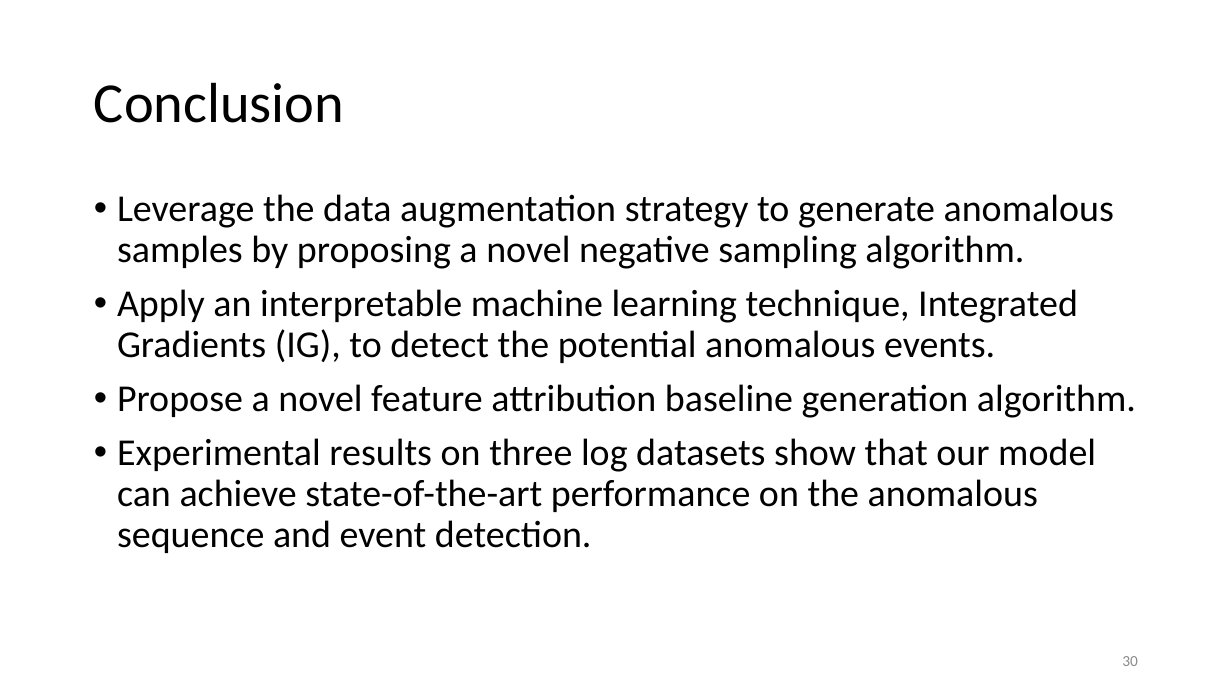
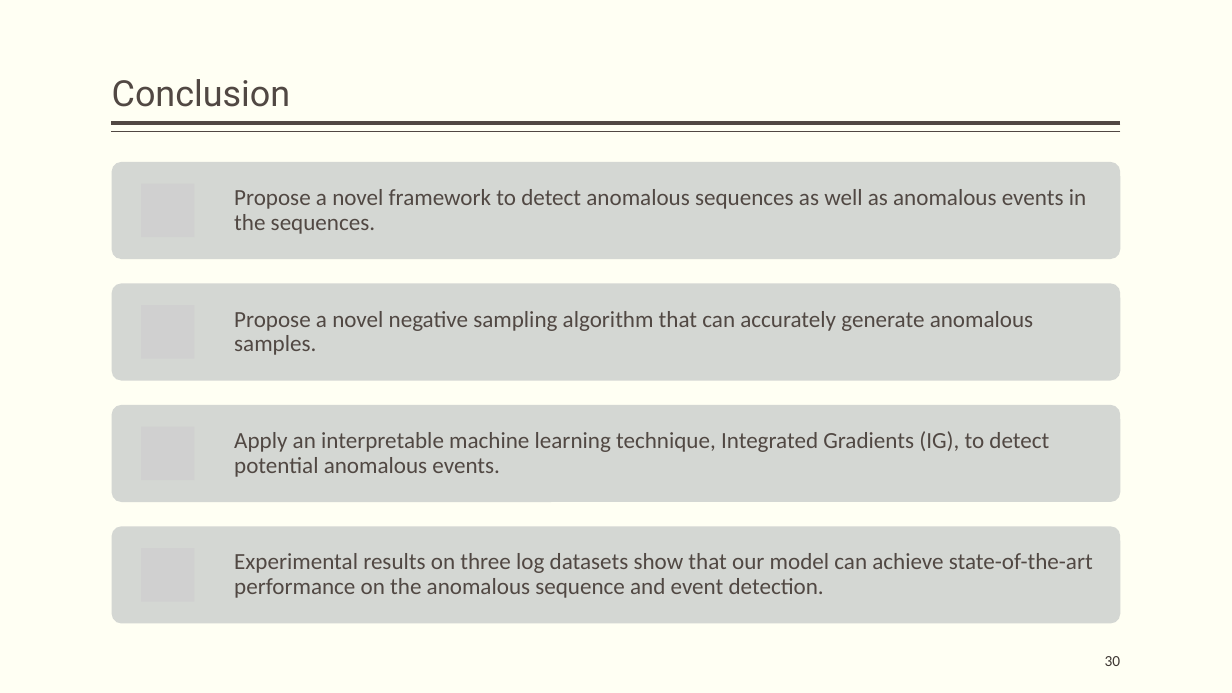
Before and after one commit to hanxiao0607/others, a slide deck: slide 30 of InterpretableSAD.pptx. Drawn at 1232x693 pixels with LibreOffice and Linux fonts; fonts in the diff are those of the drawing; grey boxes stand for pictures. Boxes give left, top, right and bottom in pixels: in the first picture for what was removed or moved away, otherwise in the second. Text is boxed around its words. In the diff, an @@ line names an element or a change of style, - is before the commit and + after.

```diff
--- a/InterpretableSAD.pptx
+++ b/InterpretableSAD.pptx
@@ background #FFFFFF to #FFFFF3 @@
@@ title "Conclusion": place and size @@
-title "Conclusion" at <box>94,82,344,123</box>
+title "Conclusion" at <box>112,79,290,107</box>
@@ title "Conclusion" at <box>112,79,290,107</box>: size 44 to 28 pt, font Calibri to Roboto, text colour #000000 to #514843; vertical alignment middle to bottom @@
@@ line added from (1121, 123) to (112, 123), #514843 3 pt @@
@@ line added from (1121, 132) to (112, 132), #514843 1 pt @@
@@ text removed at <box>117,194,1136,553</box> @@
-• Leverage the data augmentation strategy to generate anomalous samples by proposing a novel negative sampling algorithm.
-• Apply an interpretable machine learning technique, Integrated Gradients (IG), to detect the potential anomalous events.
-• Propose a novel feature attribution baseline generation algorithm.
-• Experimental results on three log datasets show that our model can achieve state-of-the-art performance on the anomalous sequence and event detection.
@@ group added at <box>112,162,1121,624</box>: 4 rounded rectangles, 4 pictures, 4 texts @@
+Propose a novel framework to detect anomalous sequences as well as anomalous events in the sequences.
+Propose a novel negative sampling algorithm that can accurately generate anomalous samples.
+Apply an interpretable machine learning technique, Integrated Gradients (IG), to detect potential anomalous events.
+Experimental results on three log datasets show that our model can achieve state-of-the-art performance on the anomalous sequence and event detection.
@@ page number: place and size @@
-page number at <box>1122,656,1138,666</box>
+page number at <box>1105,656,1121,666</box>
@@ page number at <box>1105,656,1121,666</box>: text colour #8C8C8C to #3D3632; more space between paragraphs @@
```
Also in this commit, not shown: 25 other slides changed, 5 slides added, 5 slides removed, 1 other file.
